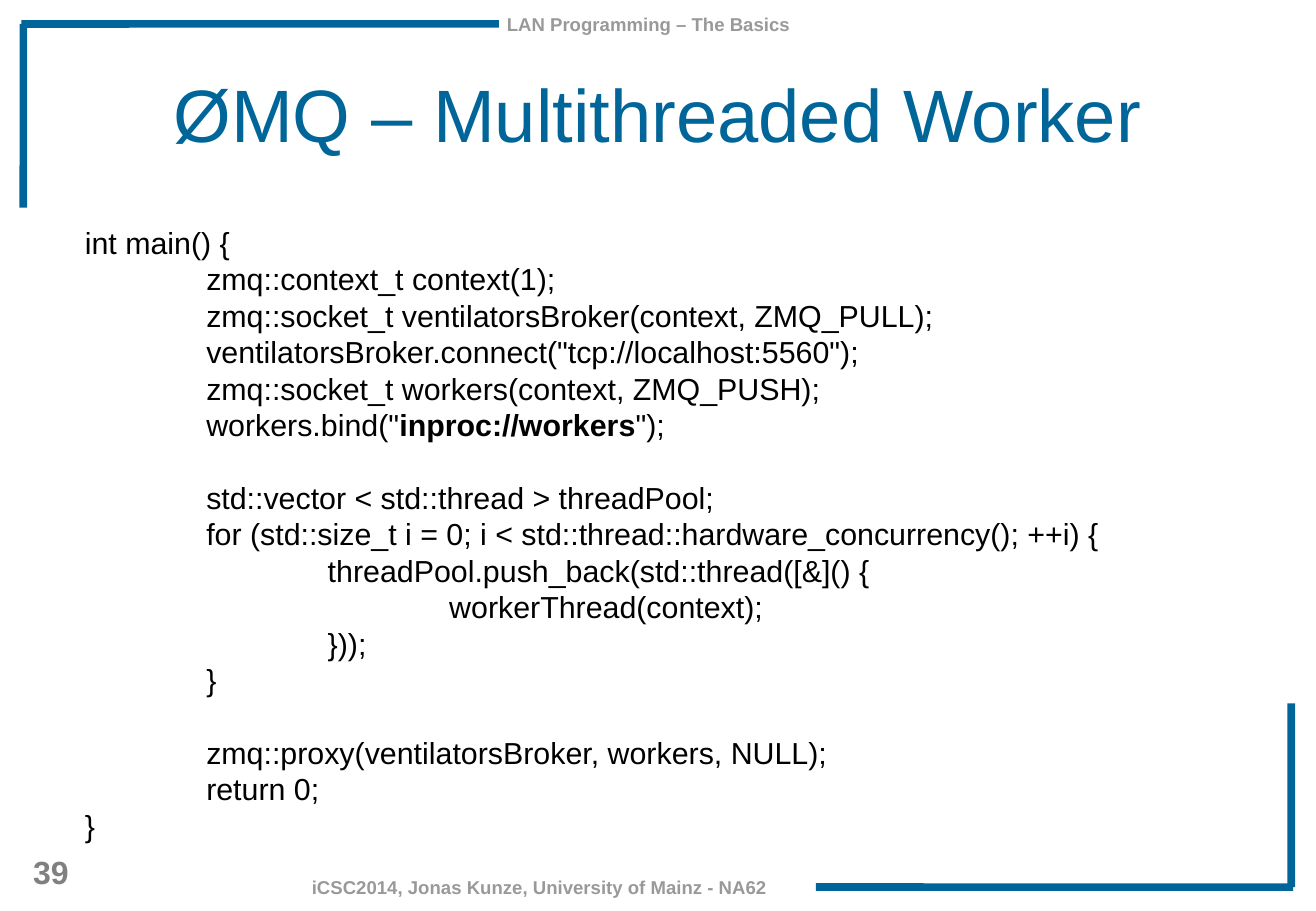
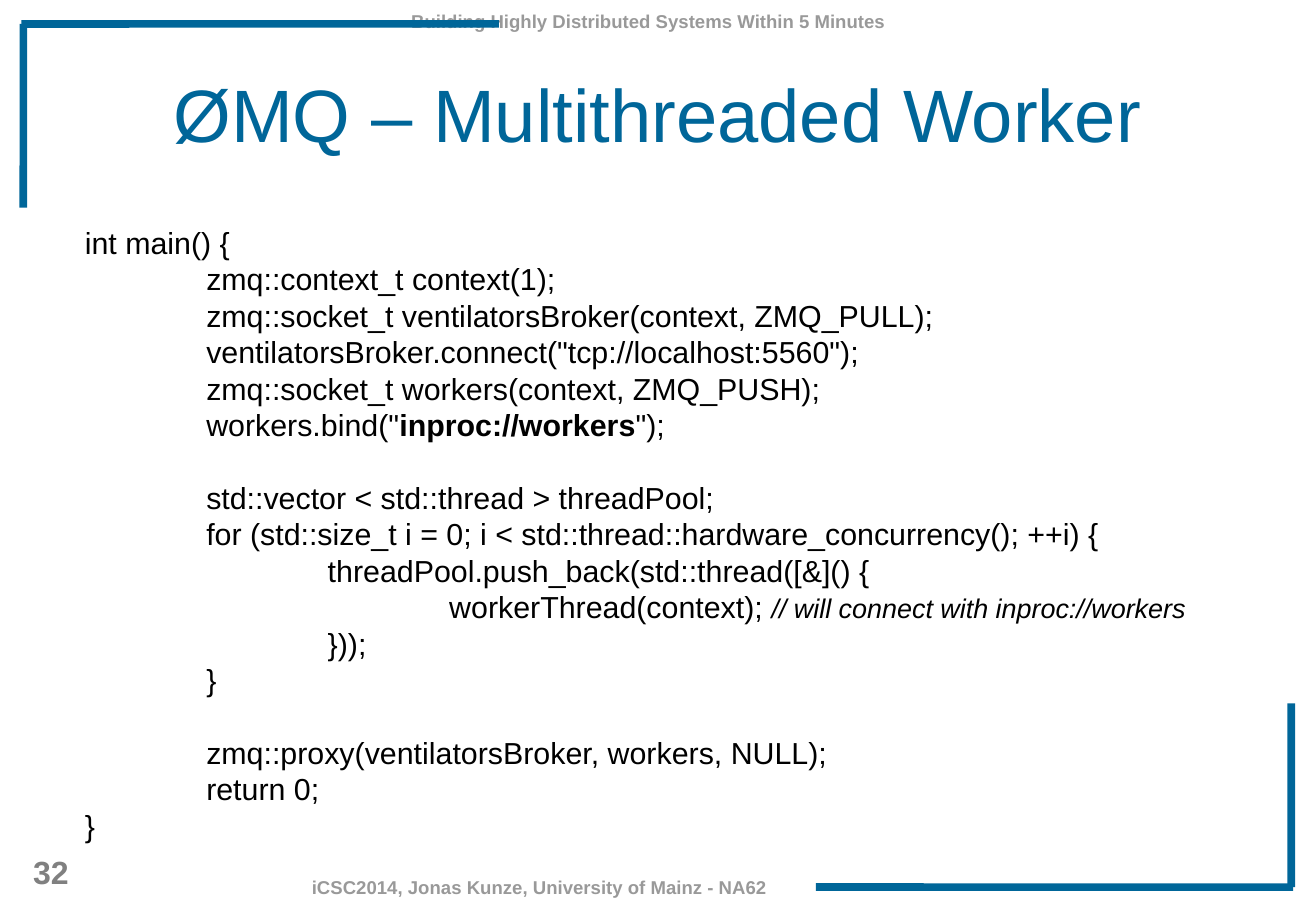
Before and after one commit to JonasKunze/icsc2014, a slide deck: slide 32 of iCSC-2014-Network-Libraries.odp (slide 39 before the commit). Drawn at 1316x911 pixels with LibreOffice and Linux fonts; fonts in the diff are those of the drawing; background and template pictures are left out. Boxes give left, top, right and bottom in pixels: in the first picture for what was removed or moved away, otherwise in the second. Text is boxed around its words. In the diff, an @@ line names an element or a change of style, - is before the commit and + after.

```diff
--- a/iCSC-2014-Network-Libraries.odp
+++ b/iCSC-2014-Network-Libraries.odp
@@ text at [411, 14, 885, 33]: text changed @@
-LAN Programming – The Basics
+Building Highly Distributed Systems Within 5 Minutes
@@ text at [449, 596, 1186, 624]: text changed; size 18 to 16 pt; italic on @@
-workerThread(context);
+workerThread(context); // will connect with inproc://workers
@@ page number at [33, 861, 69, 885]: text changed @@
-39
+32
```
Also in this commit, not shown: 32 other slides changed, 6 slides added, 14 slides removed, 30 other files.
